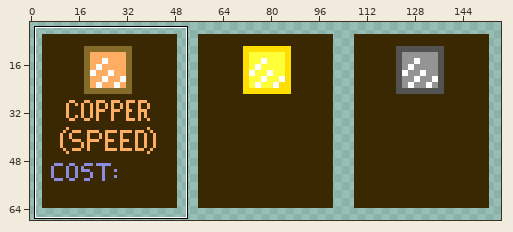
A pixel-art file gets an edit: Sprites/crafting_menu/upgrades.aseprite. The picture above shows the old version from afar; the outline marks the close-up.
Close-up. Old version:
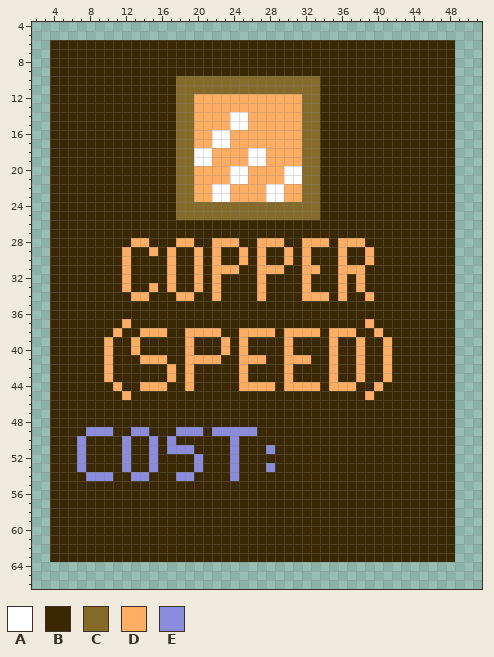
157x69 pixels, 1 frame. Shown: x 2..51, y 4..66. The wide view leaves out empty margins. The commit also changed other parts of the picture, which this record leaves out.
Palette (. is transparent): A #ffffff  B #3a2802  C #846b29  D #ffad63  E #8b8cde
The result:
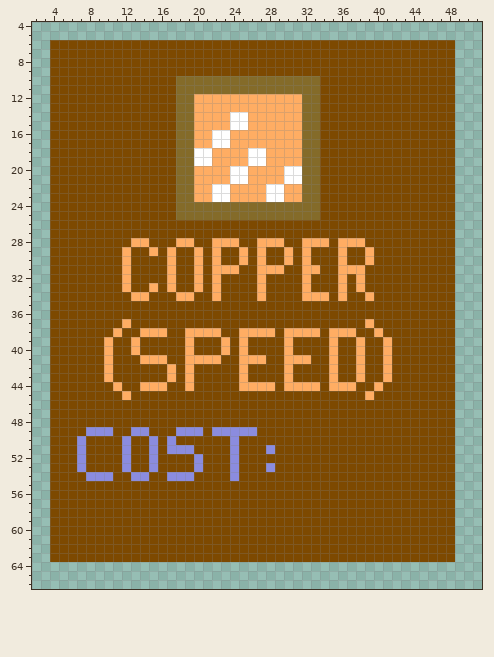
From old to new:
Colour B changes from #3a2802 to #7d4900.
Layer "Shape":
The author changed colour B to colour E in row 54 at x 17.
Where, in picture pixels (left, top, right, bottom), the same in both close-ups:
changed: (50, 40, 455, 562)
